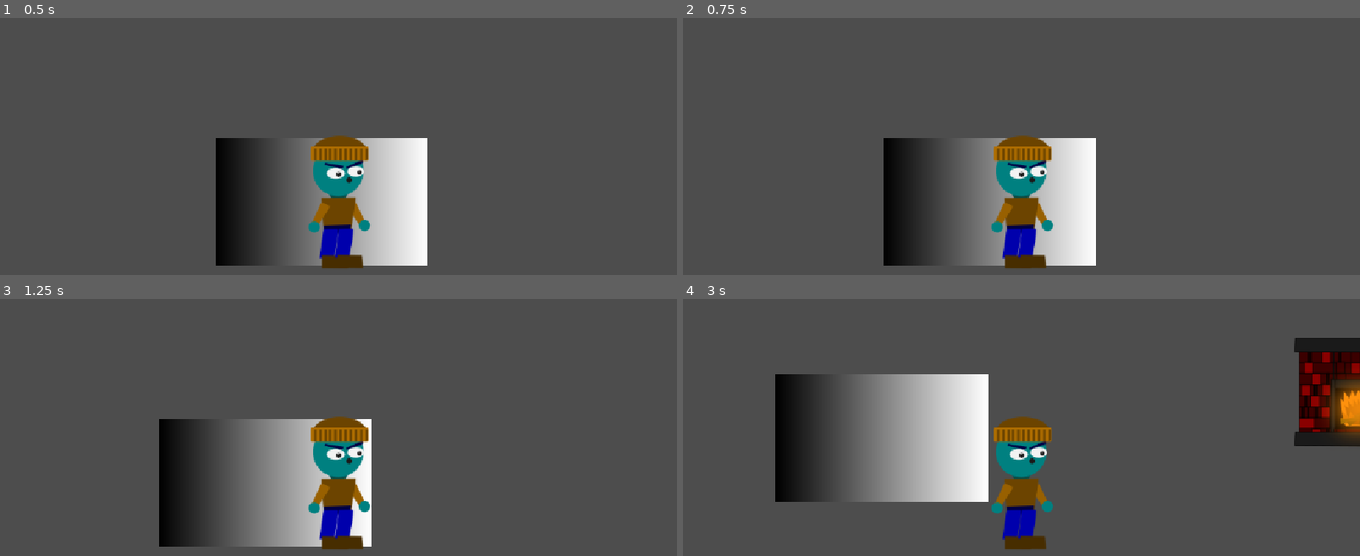
Above: before the commit, frames 1-4 (two rows, left to right).
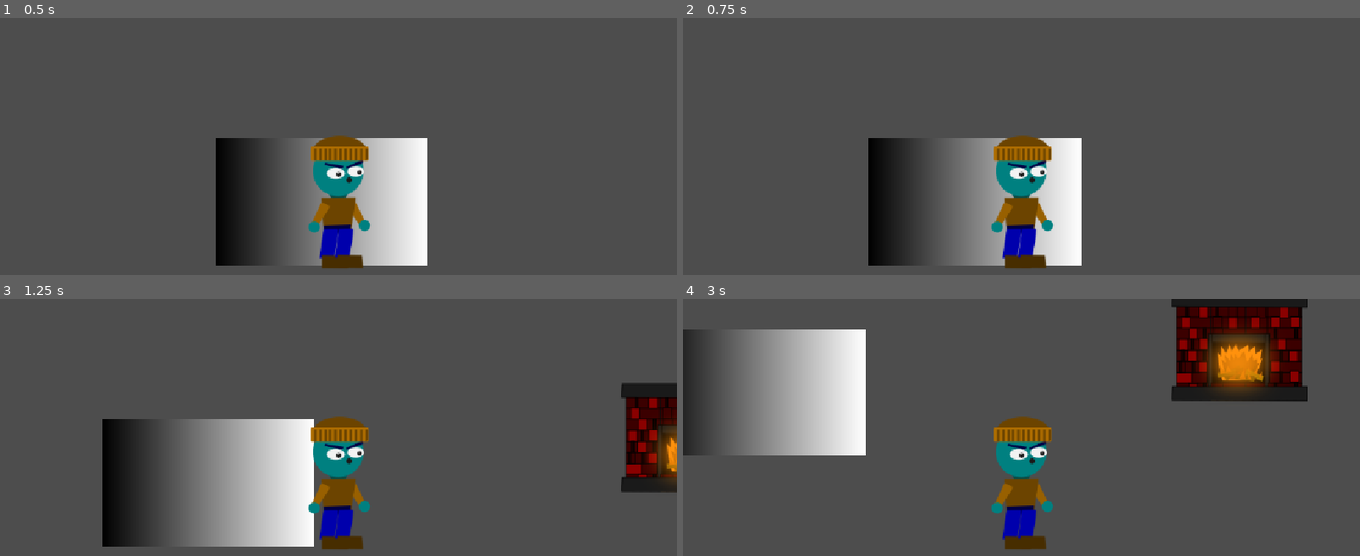
Above: after the commit, the same moments.

Repository: DropletU/autumn
Game: Godot game, scene res://Scenes/main.tscn
Same seed, same stepped clock (60 frames per second), same inputs: the game is played once before the commit and once after it.
Inputs:
- Up to frame 1 (0.5 s): no input
- Up to frame 2 (0.75 s): tap Enter at 0.5 s; hold D (right) from 0.53 s (still down); hold Shift (sprint) from 0.53 s (still down)
- Up to frame 3 (1.25 s): keep holding D (right); keep holding Shift (sprint)
- Up to frame 4 (3 s): release D (right) at 1.28 s; release Shift (sprint) at 1.28 s; hold S (down) 1.28-2.03 s; tap Shift (sprint) at 1.35, 2.85 s; hold D (right) 2.03-2.78 s; hold Shift (sprint) 2.03-2.78 s; hold W (up) from 2.78 s (still down)

Frame 1 is identical in both runs. In frame 2, 2.2% of the frame differs, in the area x 27-61%, y 46-97%; in frame 3, 19%; in frame 4, 32%, in the area x 0-100%, y 0-79%.

Commit message:
Player: Set base speed to 12000

Diff:
--- a/Scripts/player.gd
+++ b/Scripts/player.gd
@@ -3,7 +3,7 @@
 
 var respawn_point: Vector2
 
-@export var speed = 6000.0
+@export var speed = 12000.0
 
 @export var state_machine: StateMachine
 @export var health_component: HealthComponent
